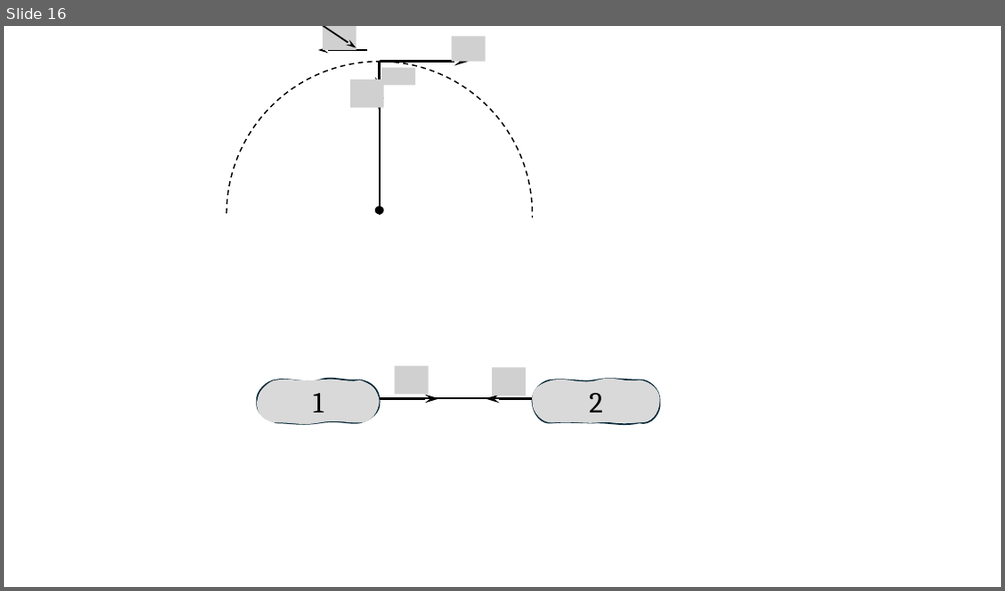
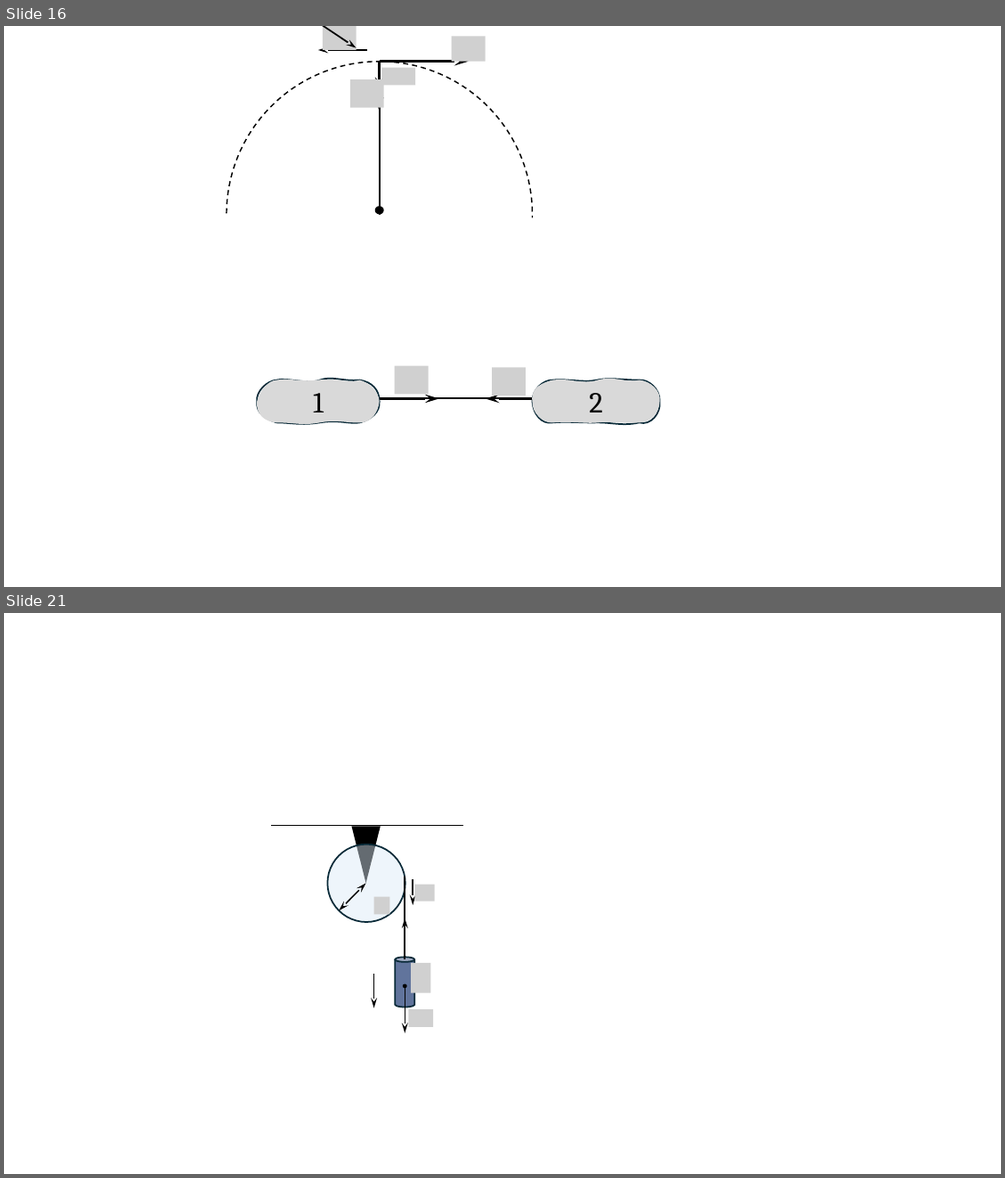
Before and after one commit to savchenko-physics/savchenko-physics.github.io, a slide deck: theory/lecture-drawings.pptx. Shown one above the other, each under a label of ours: slide 16 before the commit, slides 16 and 21 after it; the slides between them are not shown. The pictures are 1005x591 and 1005x1178 pixels, drawn with LibreOffice and Linux fonts; fonts in the diff are those of the drawing; grey boxes stand for pictures; background and template pictures are left out. Boxes give left, top, right and bottom in pixels: in the first picture for what was removed or moved away, otherwise in the second. Text is boxed around its words. In the diff, an @@ line names an element or a change of style, - is before the commit and + after.

```diff
--- a/theory/lecture-drawings.pptx
+++ b/theory/lecture-drawings.pptx
@@ slide 21 added at box(4, 613, 1001, 1174), background #FFFFFF @@
@@ line added from (271, 826) to (463, 826), #000000 1.5 pt @@
@@ triangle added at box(352, 826, 380, 883), fill #000000 @@
@@ ellipse added at box(328, 844, 405, 922), fill #DCEAF7 at 46% opacity, outline #092A39 1.5 pt @@
@@ line added from (404, 877) to (404, 959), #000000 1.5 pt @@
@@ arrow added from (413, 879) to (413, 906), #000000 1.25 pt @@
@@ double arrow added from (339, 910) to (366, 883), #000000 1.25 pt @@
@@ picture added at box(374, 896, 390, 915) @@
@@ picture added at box(414, 884, 434, 901) @@
@@ arrow added from (404, 952) to (404, 918), #000000 1.25 pt @@
@@ cylinder added at box(395, 957, 414, 1007), fill #002060 at 62% opacity, outline #092A39 1.5 pt @@
@@ arrow added from (374, 974) to (374, 1008), #000000 1.25 pt @@
@@ ellipse added at box(403, 984, 407, 988), fill #000000 @@
@@ arrow added from (404, 985) to (404, 1033), #000000 1.25 pt @@
@@ picture added at box(411, 963, 430, 993) @@
@@ picture added at box(409, 1009, 433, 1027) @@
```
Also in this commit, not shown: 5 other slides added, 1 other file.
